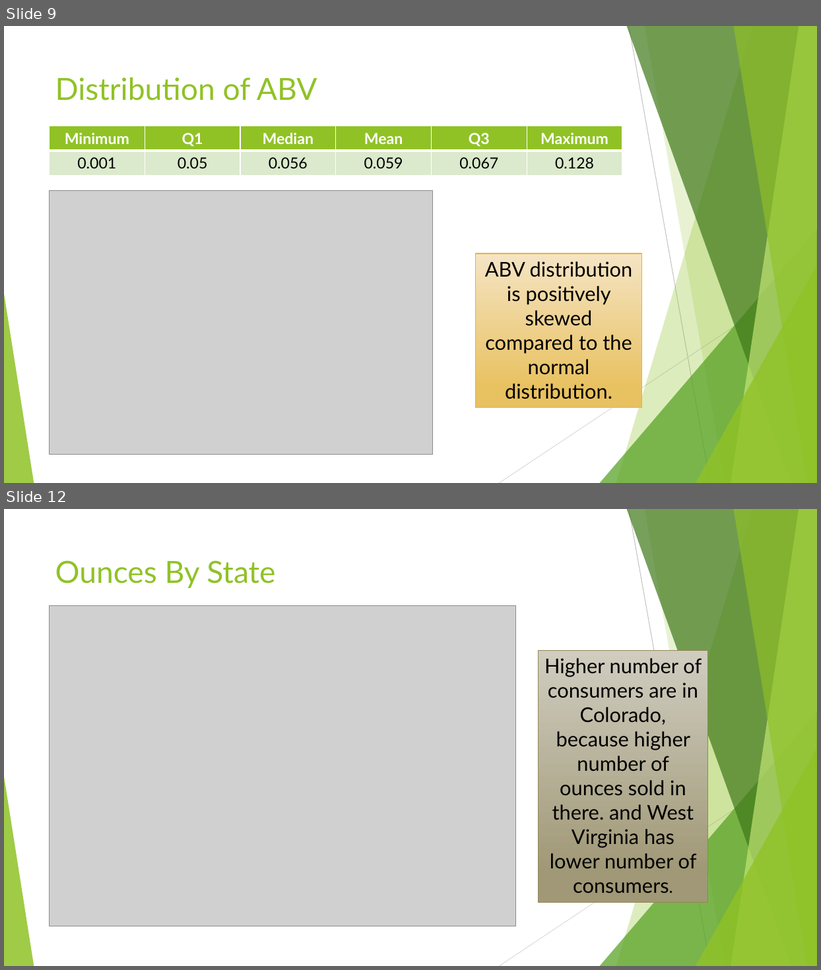
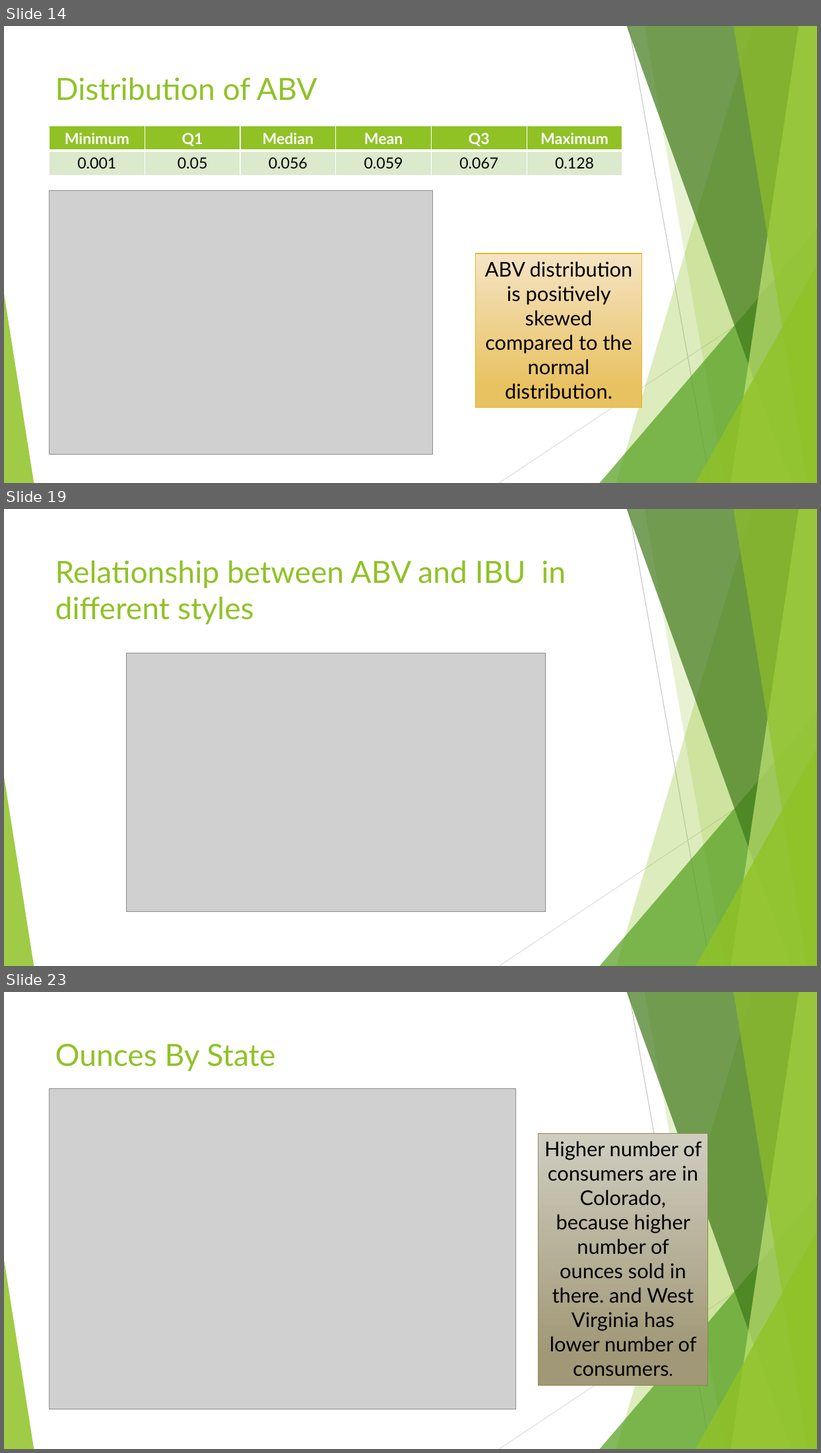
Before and after one commit to Omehrpour/R_proj_beer_market-, a slide deck: CaseStudy01.pptx. Shown one above the other, each under a label of ours: slides 9 and 12 before the commit, slides 14, 19 and 23 after it; the slides between them are not shown. The pictures are 821x970 and 821x1453 pixels, drawn with LibreOffice and Linux fonts; fonts in the diff are those of the drawing; grey boxes stand for pictures. Boxes give left, top, right and bottom in pixels: in the first picture for what was removed or moved away, otherwise in the second. Text is boxed around its words. In the diff, an @@ line names an element or a change of style, - is before the commit and + after.

```diff
--- a/CaseStudy01.pptx
+++ b/CaseStudy01.pptx
@@ slide 19 added at (x1=4, y1=509, x2=817, y2=966), background #FFFFFF; not listed: 10 template elements that a slide beside it also shows @@
@@ title added at (x1=55, y1=560, x2=566, y2=625), 36 pt, text #90C226 @@
+Relationship between ABV and IBU in different styles
@@ picture added at (x1=127, y1=653, x2=546, y2=912) @@
@@ what was slide 9 is now slide 14 @@
@@ what was slide 12 is now slide 23 @@
```
Also in this commit, not shown: 3 slides changed, 13 other slides added, 1 slide removed.
